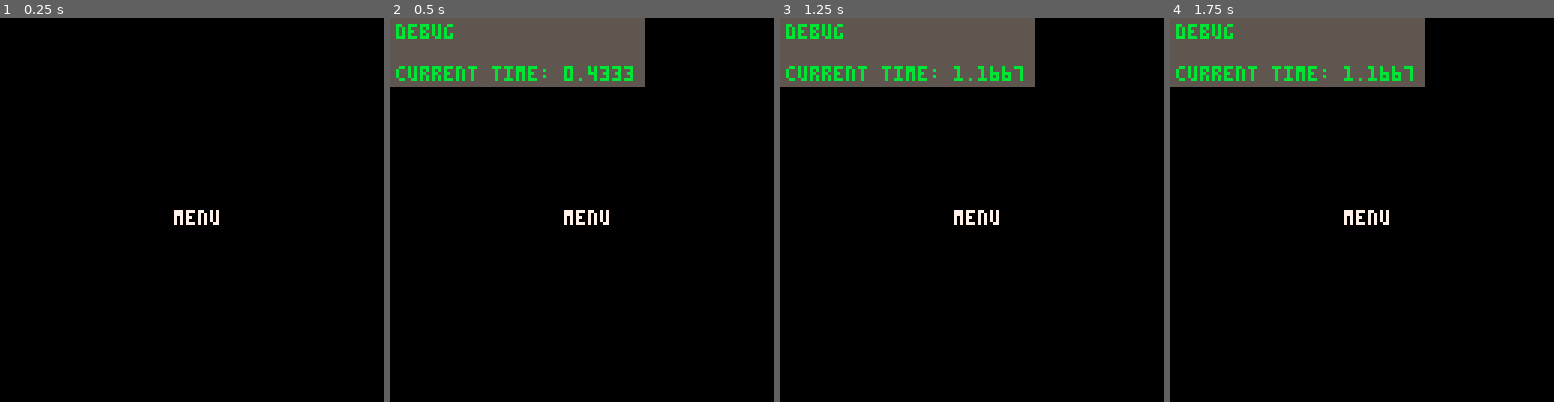
Above: before the commit, frames 1-4 (left to right).
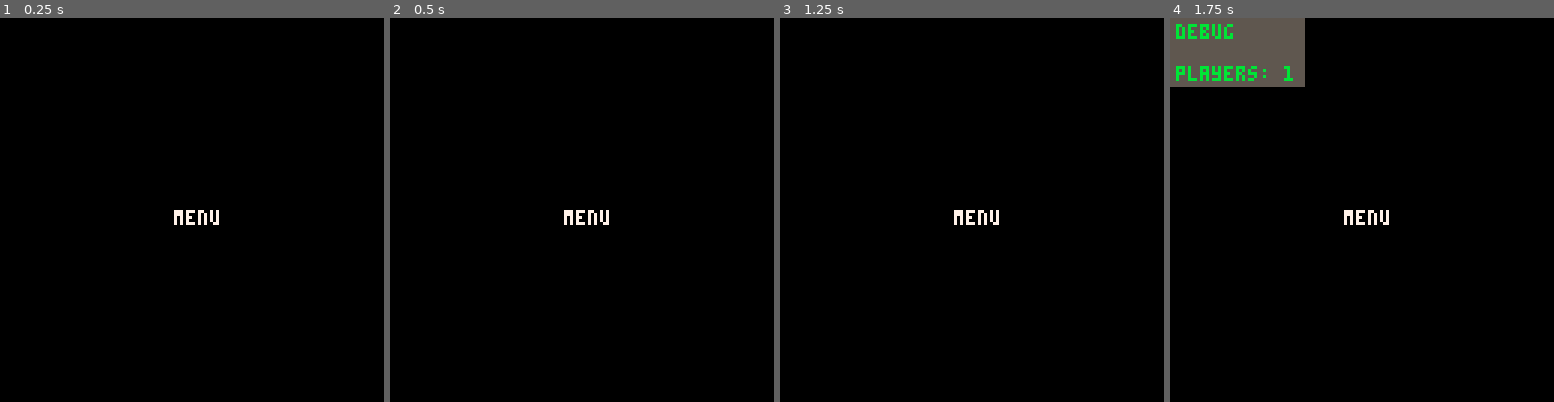
Above: after the commit, the same moments.

Repository: jeff-adams/agbic2020
Game: PICO-8 cartridge hide_and_seek_5100.p8
Two runs of this game, one before a commit and one after it. Both use one fixed random seed, a clock stepped at 60 frames per second and the inputs below.
Inputs:
- Up to frame 1 (0.25 s): no input
- Up to frame 2 (0.5 s): tap X (X key) at 0.33 s
- Up to frame 3 (1.25 s): tap X (X key) at 1.07 s
- Up to frame 4 (1.75 s): hold Right from 1.6 s (still down)

Frame 1 is identical in both runs. In frame 2, 12% of the frame differs, in the area x 0-67%, y 0-18%; in frame 3, 12%; in frame 4, 5.9%.

Commit message:
Add utility functions

Diff:
--- a/hide_and_seek_5100.p8
+++ b/hide_and_seek_5100.p8
@@ -9,8 +9,9 @@
 
 function _init()
 	debug={}
-	dstate=draw_menu
-	ustate=update_menu
+	fading=0
+	change_state(update_menu,draw_menu)
+	init_players()
 end
 
 function _update()
@@ -20,14 +21,65 @@
 function _draw()
 	cls()
 	dstate()
-	draw_debug(0,0)
+	if debug then draw_debug(0,0) end
+end
+
+function init_players()
+	numplayers=1
+	players={
+		{
+			x=0,
+			y=0,
+			dirx=0,
+			diry=0,
+			c=12,
+			speed=1,
+			alive=true,
+		},
+		{
+			x=120,
+			y=0,
+			dirx=0,
+			diry=0,
+			c=14,
+			speed=1,
+			alive=true,
+		},
+		{
+			x=0,
+			y=120,
+			dirx=0,
+			diry=0,
+			c=8,
+			speed=1,
+			alive=true,
+		},
+		{
+			x=120,
+			y=120,
+			dirx=0,
+			diry=0,
+			c=9,
+			speed=1,
+			alive=true,
+		},
+	}
 end
 -->8
 --update
 
 function update_menu()
+	if btnp(➡️) then
+		numplayers=min(#players,numplayers+1)
+		add_debug("players",numplayers,2)
+	end
+	if btnp(⬅️) then
+		numplayers=max(1,numplayers-1)
+		add_debug("players",numplayers,2)
+	end
 	if btnp(❎) then
-		add_debug("current time",time(),3)
+		players=subtable(players,1,numplayers)
+		--change state to game
 	end
 end
 -->8
@@ -40,12 +92,15 @@
 --utilities
 
 function add_debug(_k,_v,_dur)
+	_dur=_dur and _dur or 1
 	debug[_k]={val=_v,frames=_dur*stat(8)}
 end
 
 function draw_debug(_x,_y)
 	local _title,_c="debug",11
 	local _lines,_max={},#_title
+	--create the message and
+	--get the biggest message
 	for k,v in pairs(debug) do
 		if v.frames>0 then
 			local _line=k..": "..v.val
@@ -65,15 +120,89 @@
 		end
 	end
 end
+
+function shuffle(objs)
+	for i=#objs,2,-1 do
+		local j=flr(rnd(i))+1
+		objs[i],objs[j]=objs[j],objs[i]
+	end
+	return objs
+end
+
+function printc(_text,_y,_c,_oc)
+	local _x=(127-#_text/2*8)/2
+	if _oc then
+		printo(_text,_x,_y,_c,_oc)
+	else
+		print(_text,_x,_y,_c)
+	end
+end
+
+function printo(_text,_x,_y,_c,_oc)
+	print(_text,_x+1,_y-1,_oc)
+	print(_text,_x+1,_y,_oc)
+	print(_text,_x+1,_y+1,_oc)
+	print(_text,_x,_y+1,_oc)
+	print(_text,_x-1,_y+1,_oc)
+	print(_text,_x-1,_y,_oc)
+	print(_text,_x-1,_y-1,_oc)
+	print(_text,_x,_y-1,_oc)
+	print(_text,_x,_y,_c)
+end
+
+--function by dw817 on bbs
+function fadeout()
+	local _fadespeed=4
+	local _fade,_c,_p={[0]=0,17,18,19,20,16,22,6,24,25,9,27,28,29,29,31,0,0,16,17,16,16,5,0,2,4,0,3,1,18,2,4}
+	fading+=1
+	if fading%_fadespeed==1 then
+		for i=0,15 do
+			_c=peek(24336+i)
+			if (_c>=128) _c-=112
+				_p=_fade[_c]
+				if (_p>=16) _p+=112
+					pal(i,_p,1)
+				end
+				if fading==7*_fadespeed+1 then
+					cls()
+					pal()
+					fading=0
+		end
+	end
+end
+
+function change_state(_update,_draw)
+	previous={update=update_state,draw=draw_state}
+	ustate=_update
+	dstate=_draw
+end
+
+function previous_state()
+	local _p=previous
+	change_state(_p.update,_p.draw)
+end
+
+function subtable(_tbl,_s,_e)
+	local _subtbl={}
+	for i=_s,_e do
+		add(_subtbl,_tbl[i])
+	end
+	return _subtbl
+end
+-->8
+--event
+
+
+
 __gfx__
-000000000000000a90000000bb8888bb000000000000000000000000000000000000000000000000000000000000000000000000000000000000000000000000
-00000000000000aa99000000b888888b000000000000000000000000000000000000000000000000000000000000000000000000000000000000000000000000
-00700700000000aaa900000088888888000000000000000000000000000000000000000000000000000000000000000000000000000000000000000000000000
-0007700000000aaaa990000088888888000000000000000000000000000000000000000000000000000000000000000000000000000000000000000000000000
-000770000000aaaaa999000088888888000000000000000000000000000000000000000000000000000000000000000000000000000000000000000000000000
-007007000000aaaaa999000088888888000000000000000000000000000000000000000000000000000000000000000000000000000000000000000000000000
-00000000000aaaaaaa999000b888888b000000000000000000000000000000000000000000000000000000000000000000000000000000000000000000000000
-0000000000aaaaaaaa999900bb8888bb000000000000000000000000000000000000000000000000000000000000000000000000000000000000000000000000
+00000000bbffffbb90000000bb8888bb000000000000000000000000000000000000000000000000000000000000000000000000000000000000000000000000
+00000000bffffffb99000000b888888b000000000000000000000000000000000000000000000000000000000000000000000000000000000000000000000000
+00700700f0f0ffffa900000088888888000000000000000000000000000000000000000000000000000000000000000000000000000000000000000000000000
+00077000ffffffffa990000088888888000000000000000000000000000000000000000000000000000000000000000000000000000000000000000000000000
+00077000ffffffffa999000088888888000000000000000000000000000000000000000000000000000000000000000000000000000000000000000000000000
+00700700ffffffffa999000088888888000000000000000000000000000000000000000000000000000000000000000000000000000000000000000000000000
+00000000bffffffbaa999000b888888b000000000000000000000000000000000000000000000000000000000000000000000000000000000000000000000000
+00000000bbffffbbaa999900bb8888bb000000000000000000000000000000000000000000000000000000000000000000000000000000000000000000000000
 000000000aaaaaaaaa99999000000000000000000000000000000000000000000000000000000000000000000000000000000000000000000000000000000000
 000000000aaaaaaaaa99999000000000000000000000000000000000000000000000000000000000000000000000000000000000000000000000000000000000
 00000000aaaaaaaaaaa9999900000000000000000000000000000000000000000000000000000000000000000000000000000000000000000000000000000000
